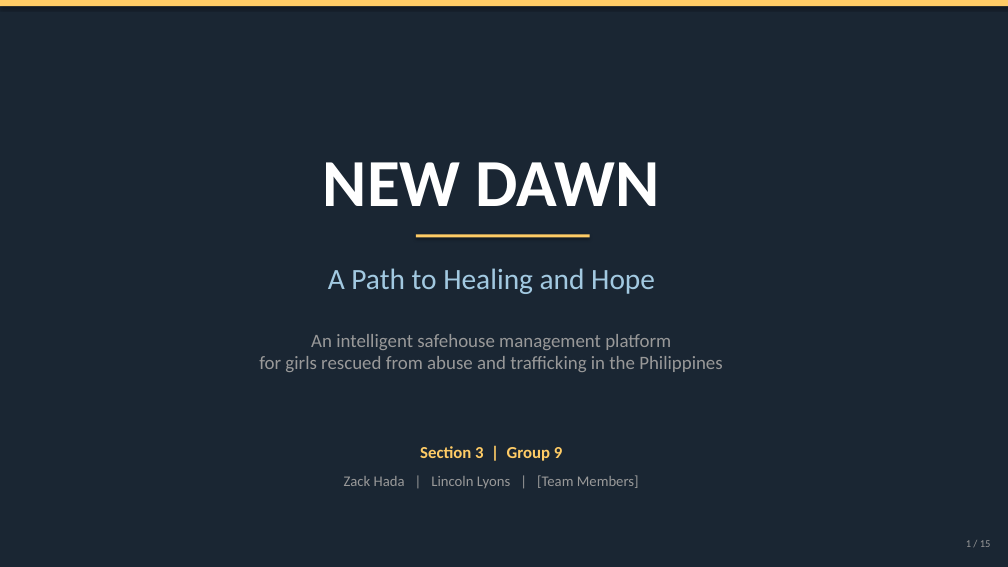
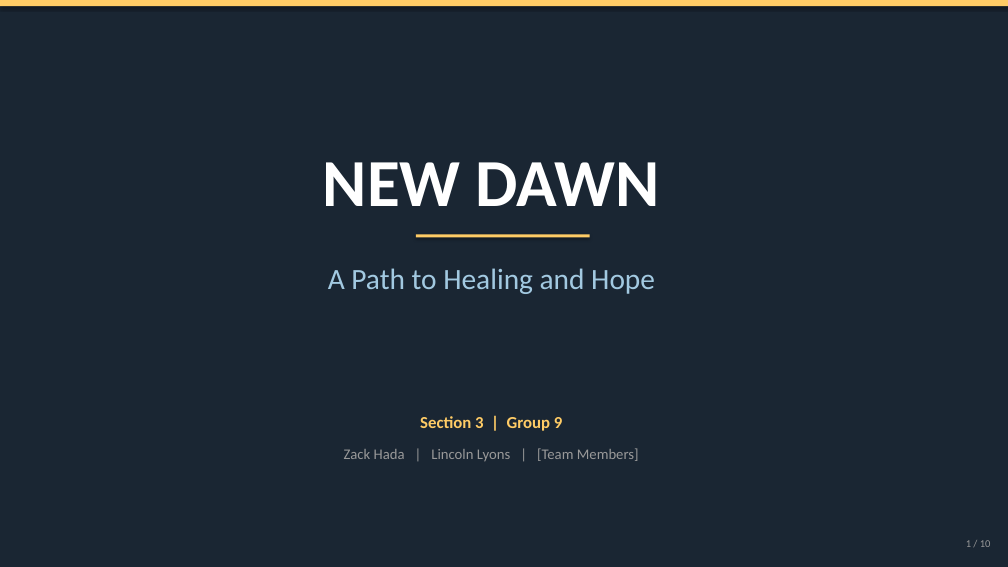
Before and after one commit to linklyns/New-Dawn, a slide deck: slide 1 of presentation/New_Dawn_Presentation.pptx. Drawn at 1008x567 pixels with LibreOffice and Linux fonts; fonts in the diff are those of the drawing. Boxes give left, top, right and bottom in pixels: in the first picture for what was removed or moved away, otherwise in the second. Text is boxed around its words. In the diff, an @@ line names an element or a change of style, - is before the commit and + after.

```diff
--- a/presentation/New_Dawn_Presentation.pptx
+++ b/presentation/New_Dawn_Presentation.pptx
@@ text removed at box(259, 334, 722, 372) @@
-An intelligent safehouse management platform
-for girls rescued from abuse and trafficking in the Philippines
@@ text "Section 3 | Group 9": place and size @@
-text "Section 3 | Group 9" at box(420, 446, 562, 461)
+text "Section 3 | Group 9" at box(420, 416, 562, 431)
@@ text "Zack Hada | Lincoln Lyons ...": place and size @@
-text "Zack Hada | Lincoln Lyons ..." at box(344, 475, 639, 488)
+text "Zack Hada | Lincoln Lyons ..." at box(344, 448, 639, 461)
```
Also in this commit, not shown: 6 other slides changed, 3 slides added, 8 slides removed, 1 other file.
